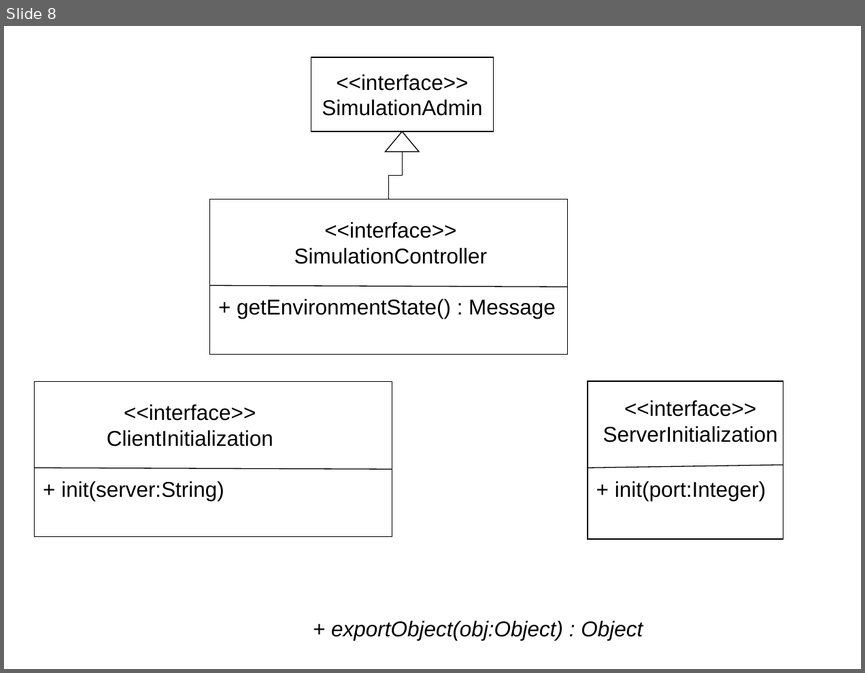
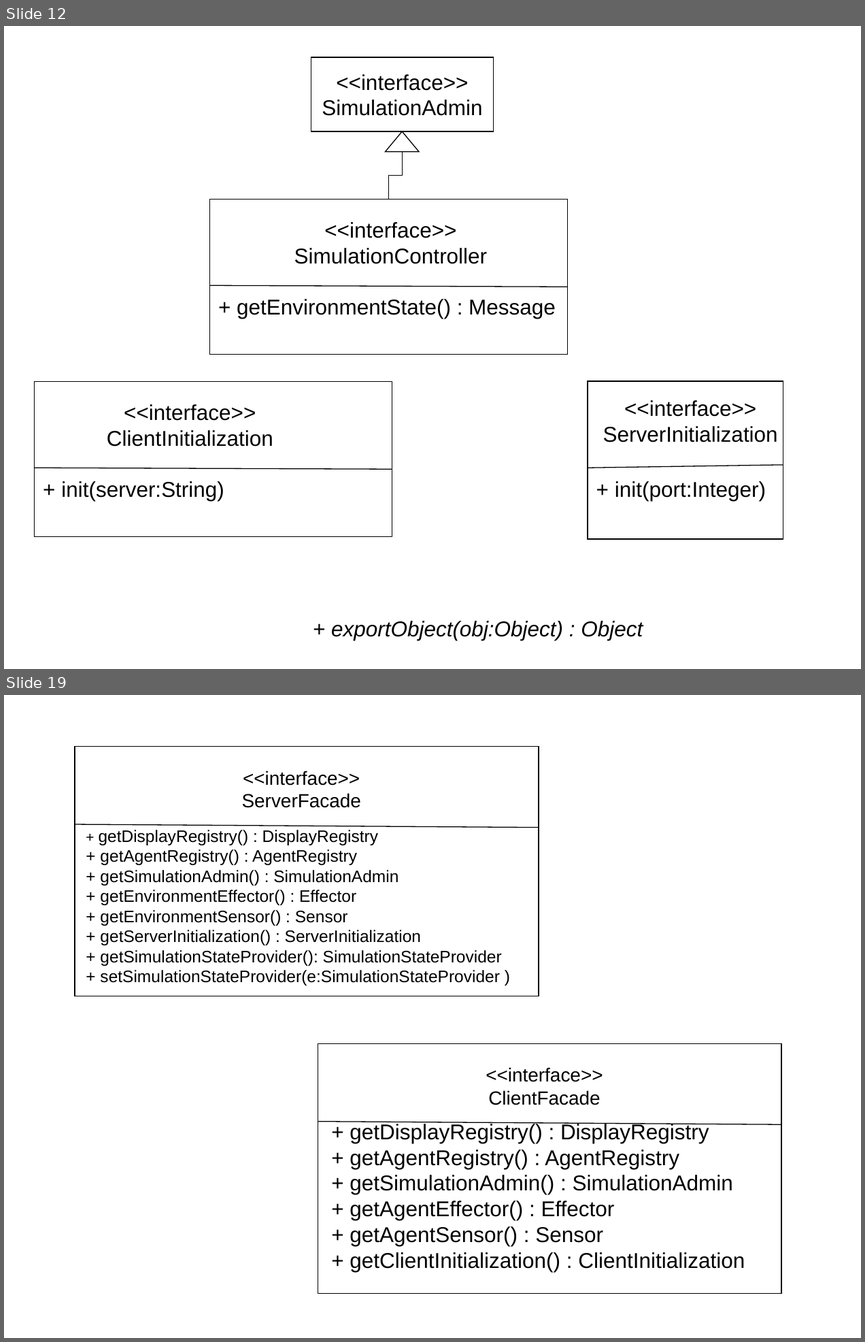
Before and after one commit to krishprince/rollerslam, a slide deck: docs/UML.ppt. Shown one above the other, each under a label of ours: slide 8 before the commit, slides 12 and 19 after it; the slides between them are not shown. The pictures are 865x673 and 865x1342 pixels, drawn with LibreOffice and Linux fonts; fonts in the diff are those of the drawing. Boxes give left, top, right and bottom in pixels: in the first picture for what was removed or moved away, otherwise in the second. Text is boxed around its words. In the diff, an @@ line names an element or a change of style, - is before the commit and + after.

```diff
--- a/docs/UML.ppt
+++ b/docs/UML.ppt
@@ slide 19 added at [4,695,861,1338], background #FFFFFF @@
@@ group added at [75,747,538,996]: 2 texts, 1 rectangle, 1 line @@
+<<interface>>
+ServerFacade
++ getDisplayRegistry() : DisplayRegistry
++ getAgentRegistry() : AgentRegistry
++ getSimulationAdmin() : SimulationAdmin
++ getEnvironmentEffector() : Effector
++ getEnvironmentSensor() : Sensor
++ getServerInitialization() : ServerInitialization
++ getSimulationStateProvider(): SimulationStateProvider
++ setSimulationStateProvider(e:SimulationStateProvider )
@@ group added at [317,1044,781,1293]: 2 texts, 1 rectangle, 1 line @@
+<<interface>>
+ClientFacade
++ getDisplayRegistry() : DisplayRegistry
++ getAgentRegistry() : AgentRegistry
++ getSimulationAdmin() : SimulationAdmin
++ getAgentEffector() : Effector
++ getAgentSensor() : Sensor
++ getClientInitialization() : ClientInitialization
@@ what was slide 8 is now slide 12 @@
```
Also in this commit, not shown: 4 slides changed, 7 other slides added, 1 slide removed.
